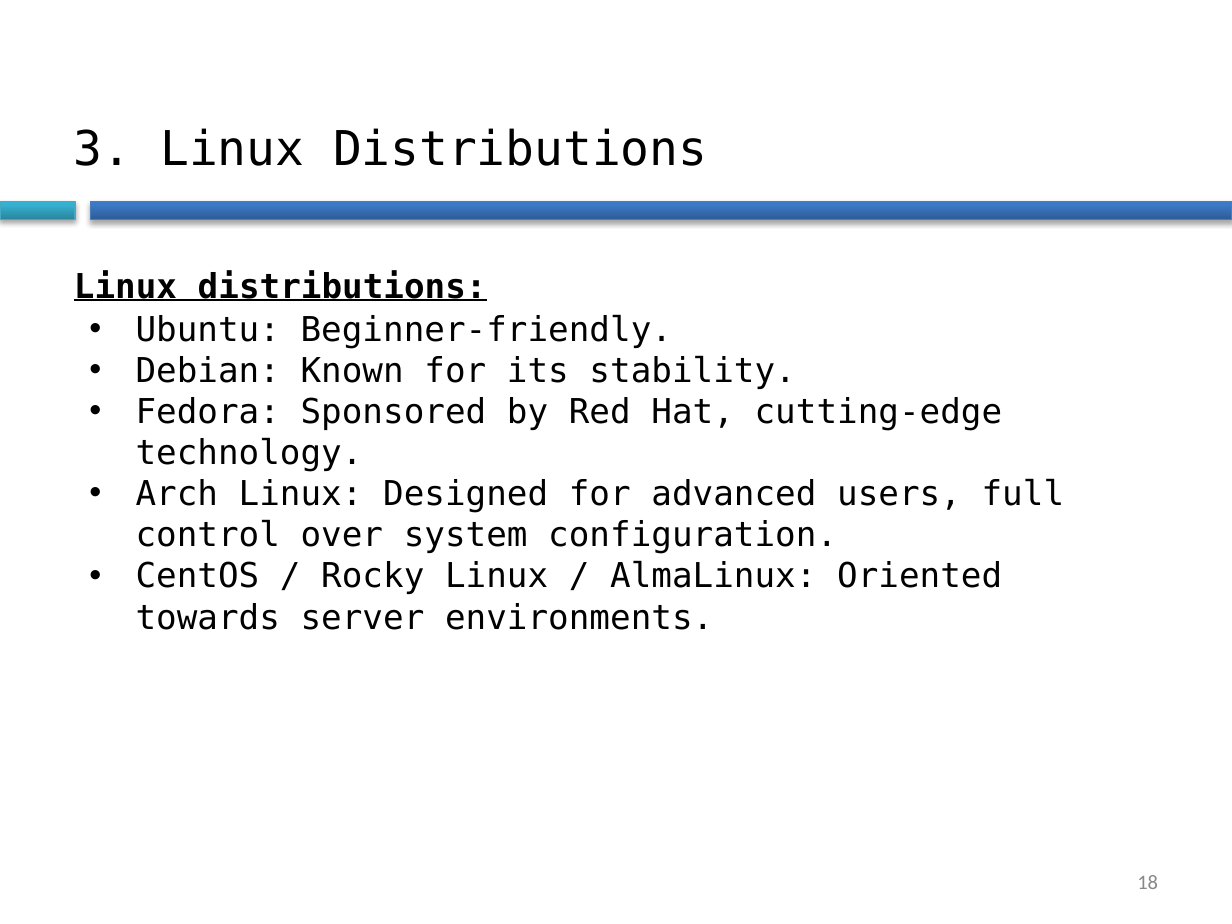
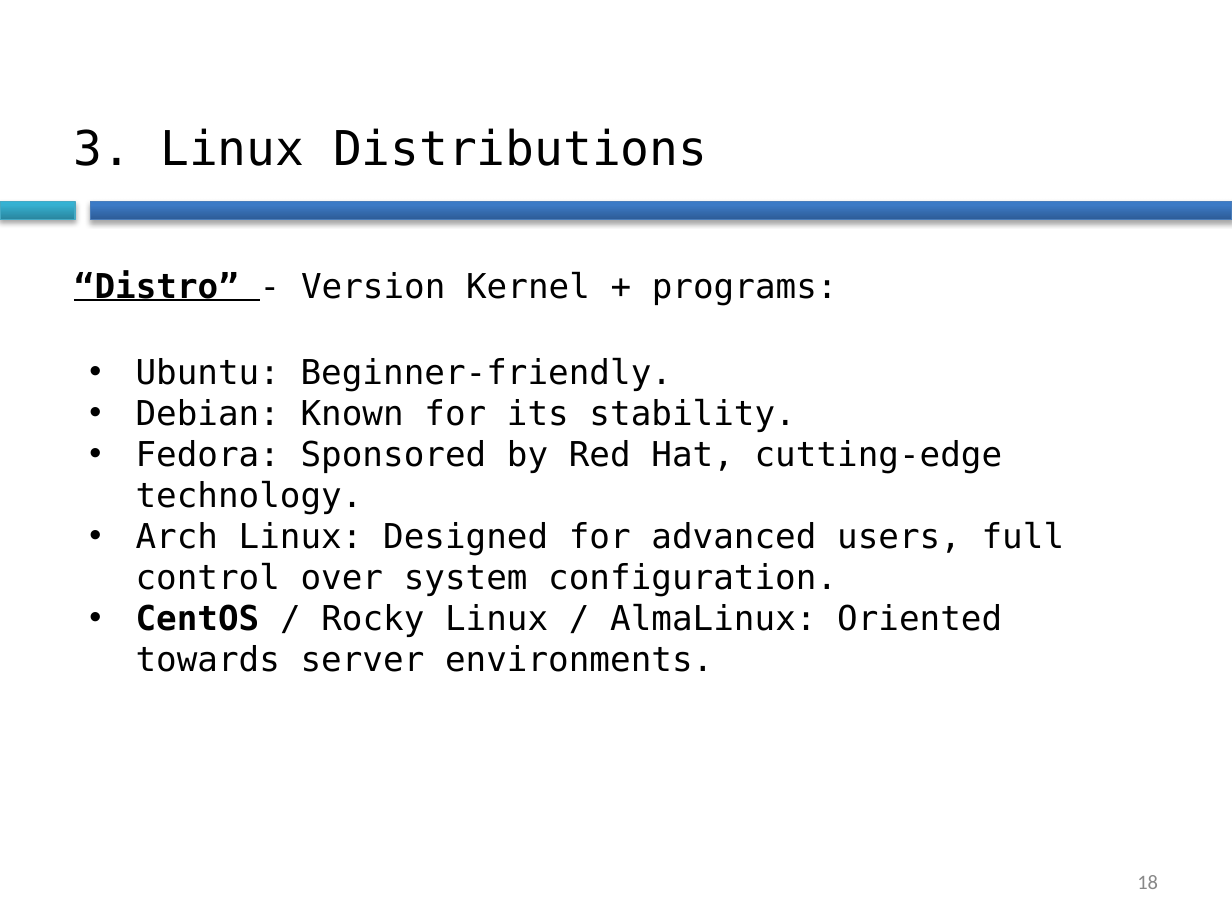
Before and after one commit to Daniel-VM/introduction_to_hpc, a slide deck: slide 18 of slides/linux_intro.pptx. Drawn at 1232x924 pixels with LibreOffice and Linux fonts; fonts in the diff are those of the drawing; background and template pictures are left out. Boxes give left, top, right and bottom in pixels: in the first picture for what was removed or moved away, otherwise in the second. Text is boxed around its words. In the diff, an @@ line names an element or a change of style, - is before the commit and + after.

```diff
--- a/slides/linux_intro.pptx
+++ b/slides/linux_intro.pptx
@@ text at [74, 271, 838, 306]: text changed; bold off @@
-Linux distributions:
+“Distro” - Version Kernel + programs:
@@ text at [136, 603, 1002, 672]: bold on in "CentOS" @@
```
Also in this commit, not shown: 13 other slides changed, 1 other file.
